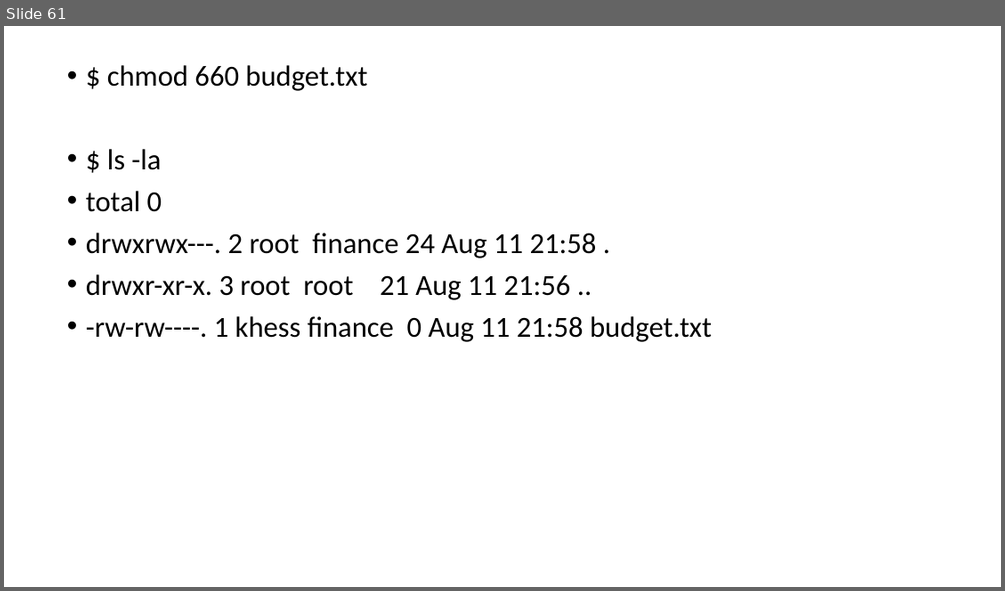
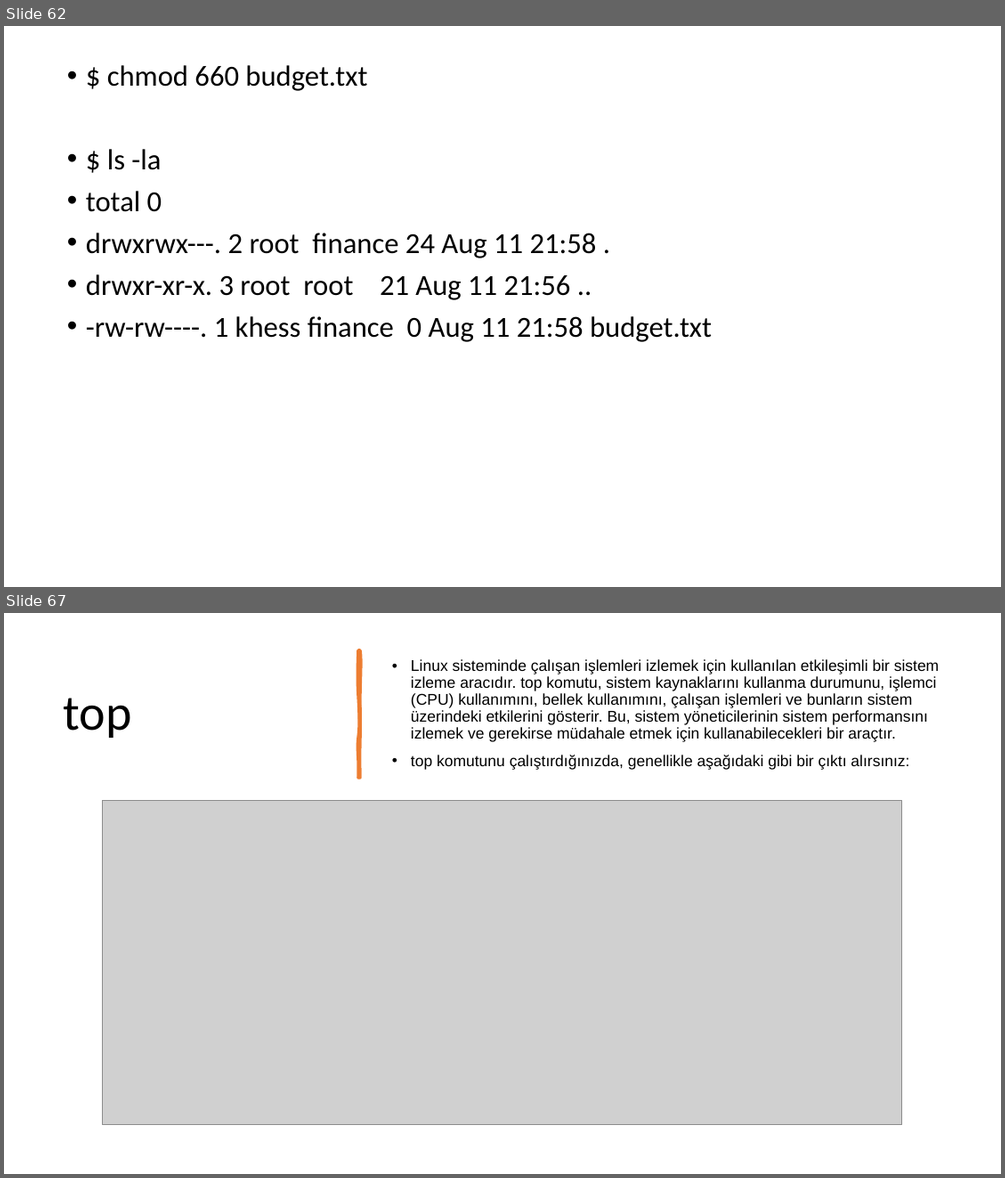
Before and after one commit to cahityusuf/LinuxCourse, a slide deck: LinuxKursu.pptx. Shown one above the other, each under a label of ours: slide 61 before the commit, slides 62 and 67 after it; the slides between them are not shown. The pictures are 1005x591 and 1005x1178 pixels, drawn with LibreOffice and Linux fonts; fonts in the diff are those of the drawing; grey boxes stand for pictures. Boxes give left, top, right and bottom in pixels: in the first picture for what was removed or moved away, otherwise in the second. Text is boxed around its words. In the diff, an @@ line names an element or a change of style, - is before the commit and + after.

```diff
--- a/LinuxKursu.pptx
+++ b/LinuxKursu.pptx
@@ slide 67 added at (4, 613, 1001, 1174), background #FFFFFF @@
@@ freeform shape added at (358, 650, 360, 778), fill #ED7D31, outline #ED7D31 3.25 pt @@
@@ text added at (411, 659, 939, 770), 15 pt, text #000000 @@
+• Linux sisteminde çalışan işlemleri izlemek için kullanılan etkileşimli bir sistem izleme aracıdır. top komutu, sistem kaynaklarını kullanma durumunu, işlemci (CPU) kullanımını, bellek kullanımını, çalışan işlemleri ve bunların sistem üzerindeki etkilerini gösterir. Bu, sistem yöneticilerinin sistem performansını izlemek ve gerekirse müdahale etmek için kullanabilecekleri bir araçtır.
+• top komutunu çalıştırdığınızda, genellikle aşağıdaki gibi bir çıktı alırsınız:
@@ title added at (63, 698, 131, 738), 48 pt, text #000000 @@
+top
@@ picture added at (102, 801, 901, 1125) @@
@@ what was slide 61 is now slide 62 @@
```
Also in this commit, not shown: 2 slides changed, 17 other slides added.
